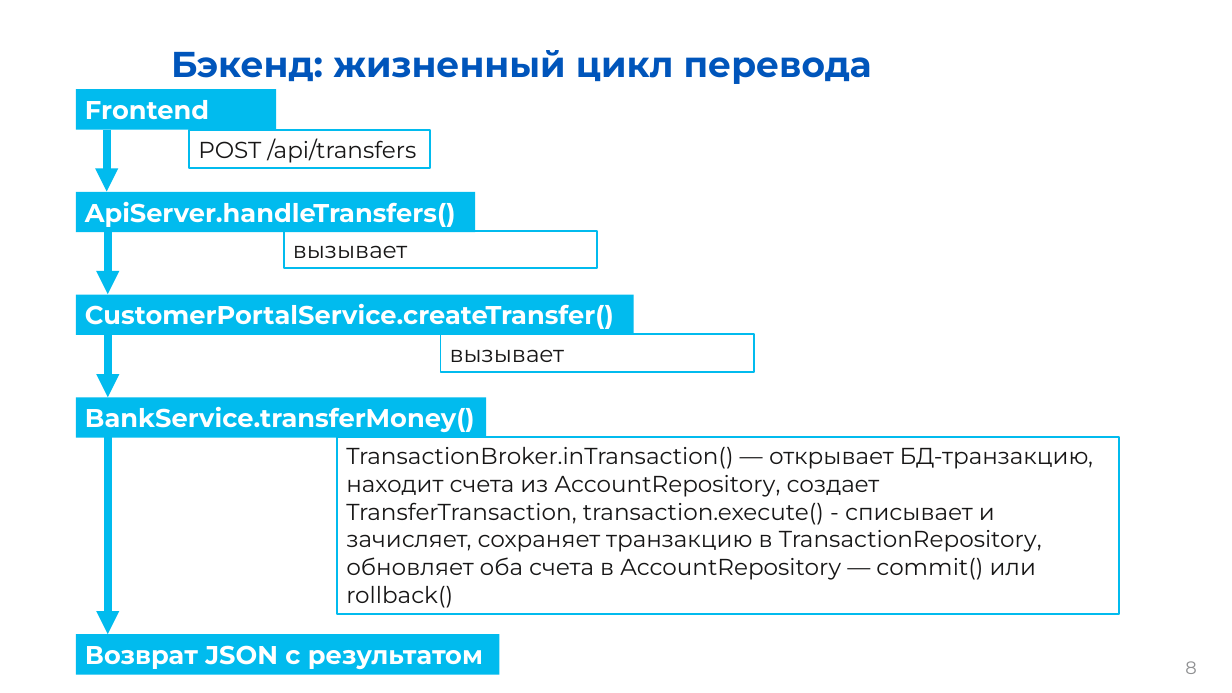
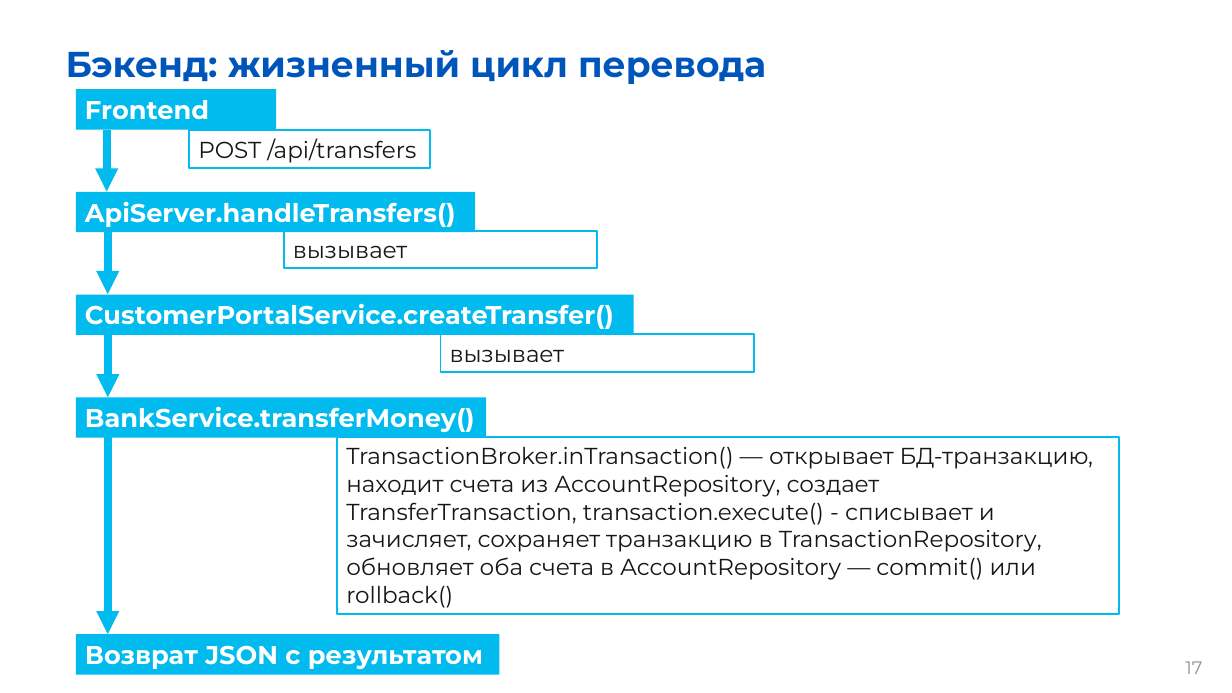
Before and after one commit to kmozgovoj11-rgb/bank_simulator, a slide deck: slide 17 of Презентация.pptx (slide 8 before the commit). Drawn at 1232x693 pixels with LibreOffice and Linux fonts; fonts in the diff are those of the drawing; background and template pictures are left out. Boxes give left, top, right and bottom in pixels: in the first picture for what was removed or moved away, otherwise in the second. Text is boxed around its words. In the diff, an @@ line names an element or a change of style, - is before the commit and + after.

```diff
--- a/Презентация.pptx
+++ b/Презентация.pptx
@@ title "Бэкенд: жизненный цикл перевода" at (x1=66, y1=50, x2=766, y2=84): alignment centre to left @@
@@ page number at (x1=1185, y1=661, x2=1202, y2=674): text changed @@
-8
+17
```
Also in this commit, not shown: 15 other slides changed, 16 slides added, 2 slides removed.
